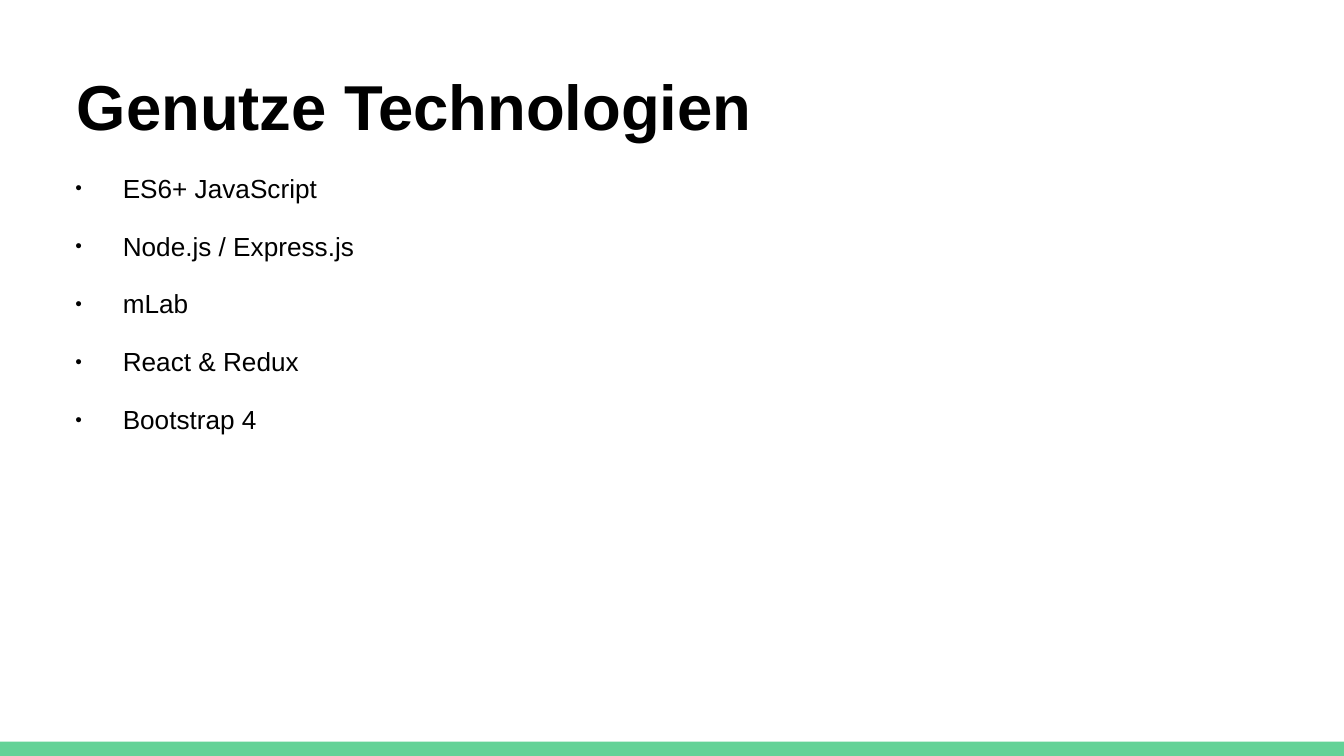
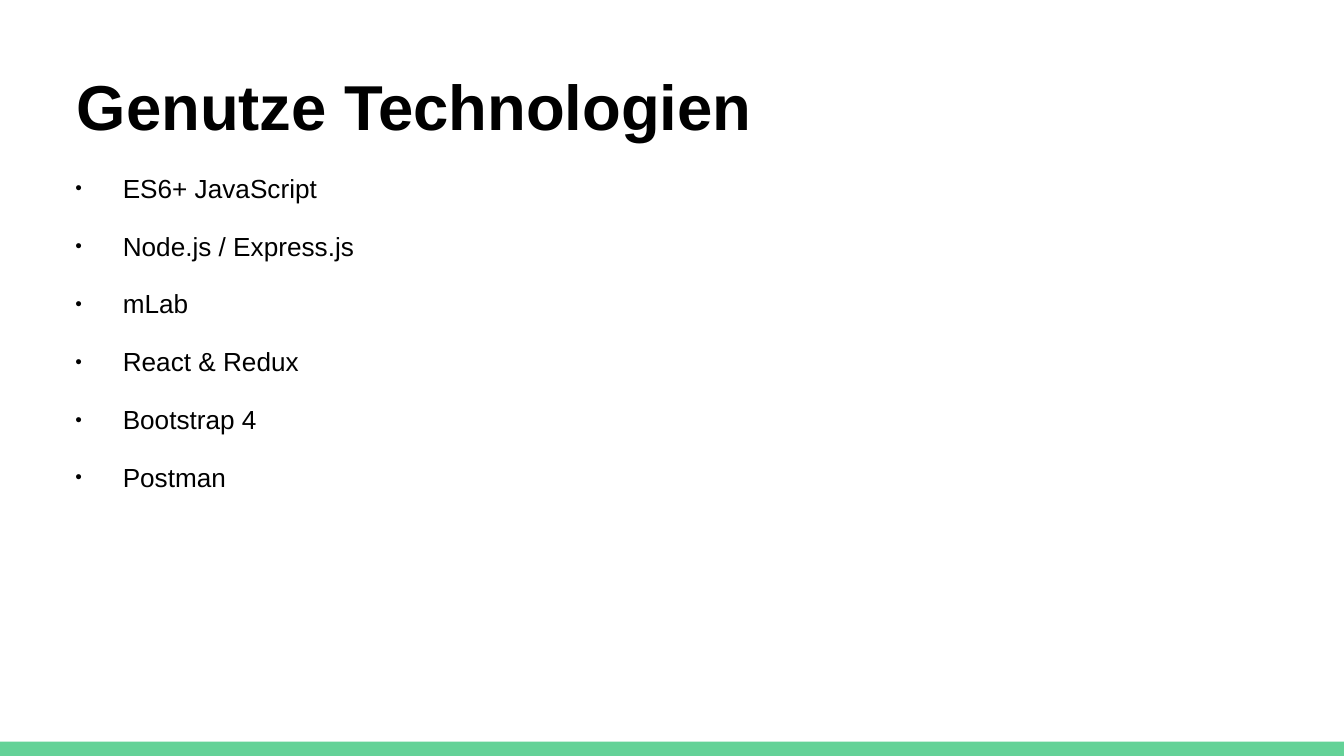
Before and after one commit to DeLean/Teamfinder, a slide deck: slide 4 of Präsentation.odp. Drawn at 1344x756 pixels with LibreOffice and Linux fonts; fonts in the diff are those of the drawing. Boxes give left, top, right and bottom in pixels: in the first picture for what was removed or moved away, otherwise in the second. Text is boxed around its words. In the diff, an @@ line names an element or a change of style, - is before the commit and + after.

Commit message:
Präsi Postman mit rein

```diff
--- a/Präsentation.odp
+++ b/Präsentation.odp
@@ text at (x1=123, y1=469, x2=226, y2=488): paragraph added @@
+● Postman
```
Also in this commit, not shown: 2 other slides changed, 17 slides removed, 1 other file.
